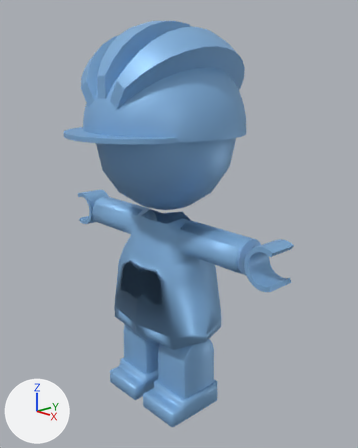
The Blender file Assets/Models/Player6.blend: old version first, new version second.
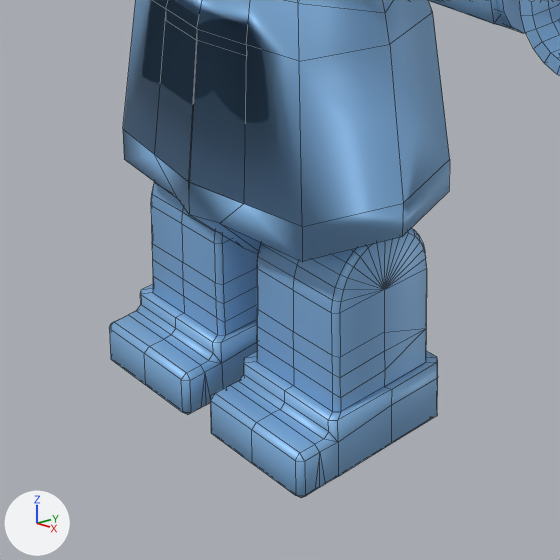
The first picture shows the older version from a 50 mm lens placed at (3.83, -3.36, 3.52), pointed at (0.14, 0.05, 2.05). The close-ups show both versions on the part from 21% to 72% of the width and 59% to 100% of the height of that picture; other places that the commit changed are outside them. Arrows for +X, +Y and +Z are at lower left; the lights stay in place. The close-ups show mesh edges as thin lines.
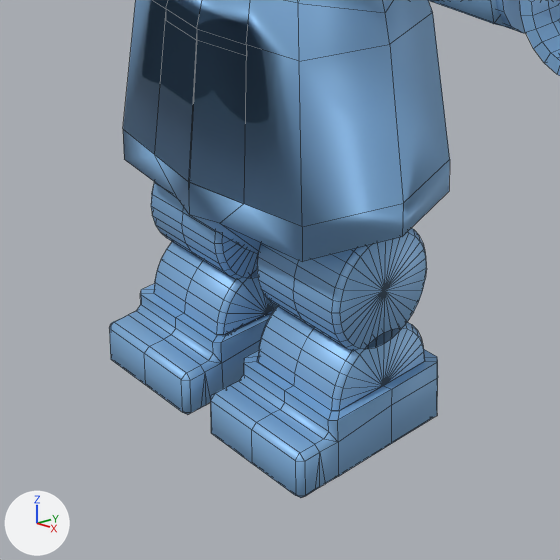
Where the change shows, as pixel boxes [x1, y1, x2, y2] in the close-ups (560 x 560 px):
part 1 of me_cube_002, built on
    before: [141, 240, 438, 420]
    after: [141, 225, 438, 420]

Patch to the scene script:
```diff
--- a/Assets/Models/Player6.blend.py
+++ b/Assets/Models/Player6.blend.py
@@ me_cube_002 @@
 # used by ob_cube_002; location = (0.0, 0.0, 0.0)
-me_cube_002.from_pydata(...)  # 865 vertices, 880 faces; spans x 0.0..1.51, y -1.04..0.82, z 0.0..4.05
+me_cube_002.from_pydata(...)  # 1039 vertices, 1072 faces; spans x 0.0..1.51, y -1.04..0.82, z 0.0..4.05
+# me_cube_002 part 1: 8 vertices moved from x 0.1..0.52, y -0.24..0.24, z 0.39..0.47 to x 0.12..0.51, y -0.23..0.23, z 0.51..0.59; 22 vertices removed from x 0.09..0.54, y -0.24..0.24, z 0.25..0.47; 158 vertices added at x 0.1..0.53, y -0.24..0.24, z 0.25..0.59
 me_cube_002.materials.append(mat_material)
```
